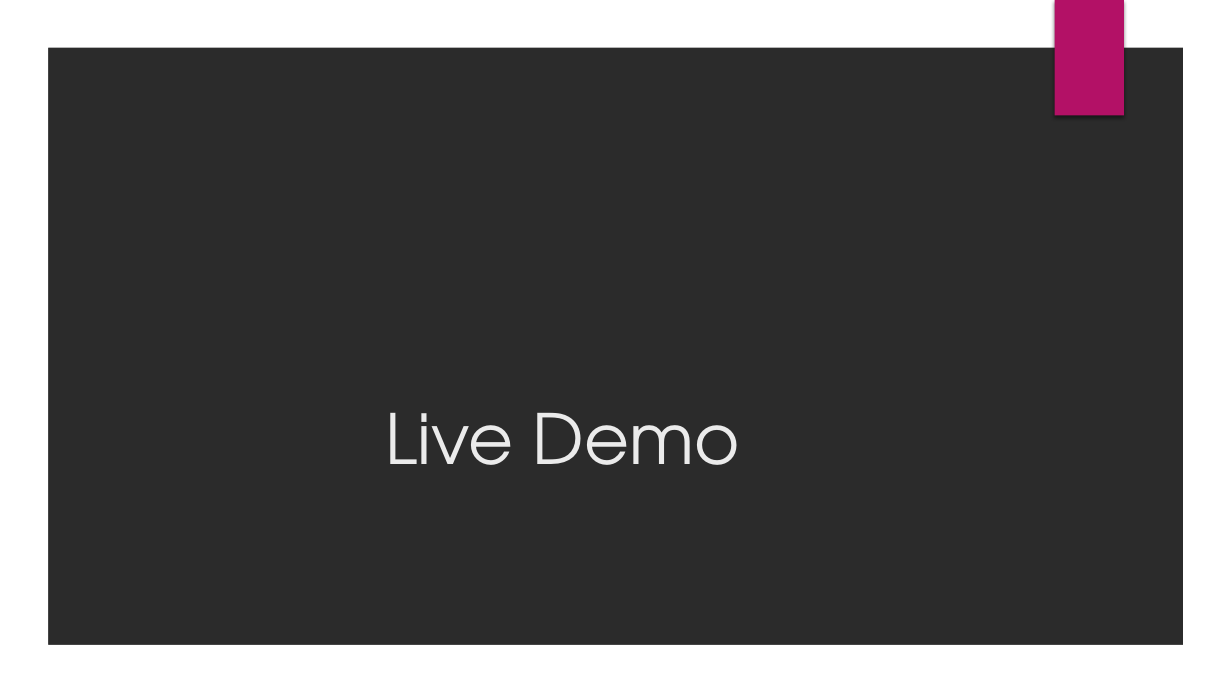
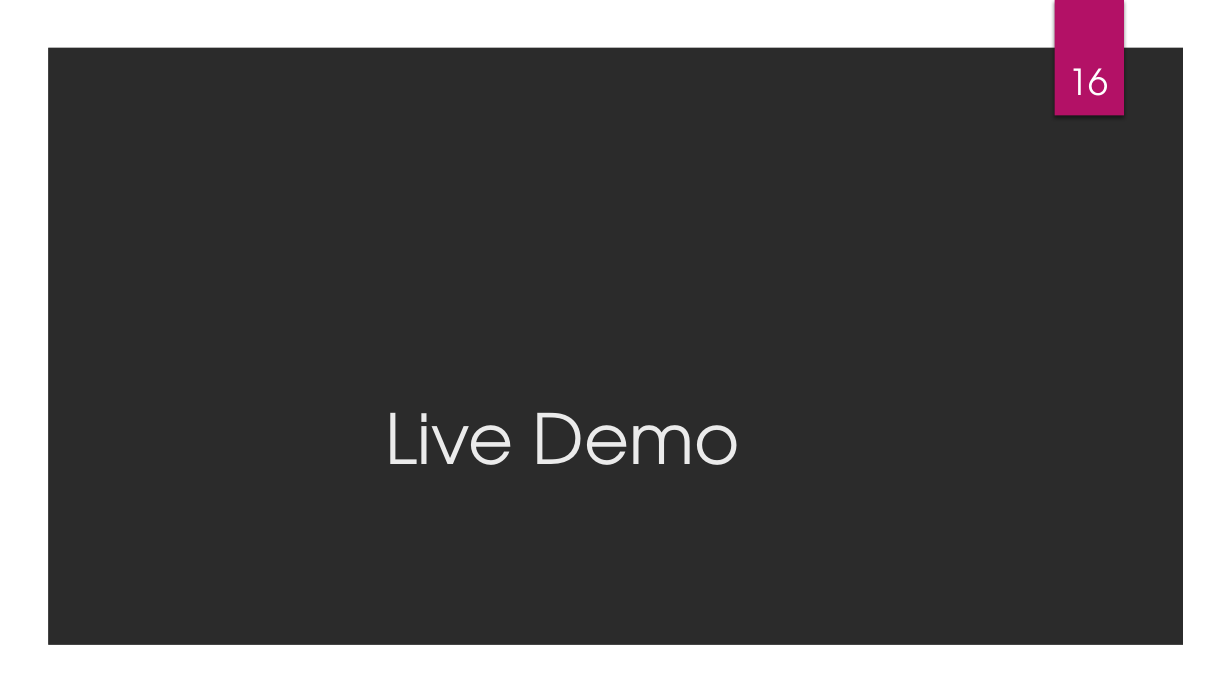
Before and after one commit to Tiim/4winns, a slide deck: slide 16 of CAOS Match4 Presentation.pptx. Drawn at 1232x693 pixels with LibreOffice and Linux fonts; fonts in the diff are those of the drawing; background and template pictures are left out; a plain dark background stands for a picture behind light text. Boxes give left, top, right and bottom in pixels: in the first picture for what was removed or moved away, otherwise in the second. Text is boxed around its words. In the diff, an @@ line names an element or a change of style, - is before the commit and + after.

```diff
--- a/CAOS Match4 Presentation.pptx
+++ b/CAOS Match4 Presentation.pptx
@@ page number added at (x1=1069, y1=68, x2=1109, y2=96), 28 pt, text #FFFFFF @@
+16
```
Also in this commit, not shown: 18 other slides changed.
